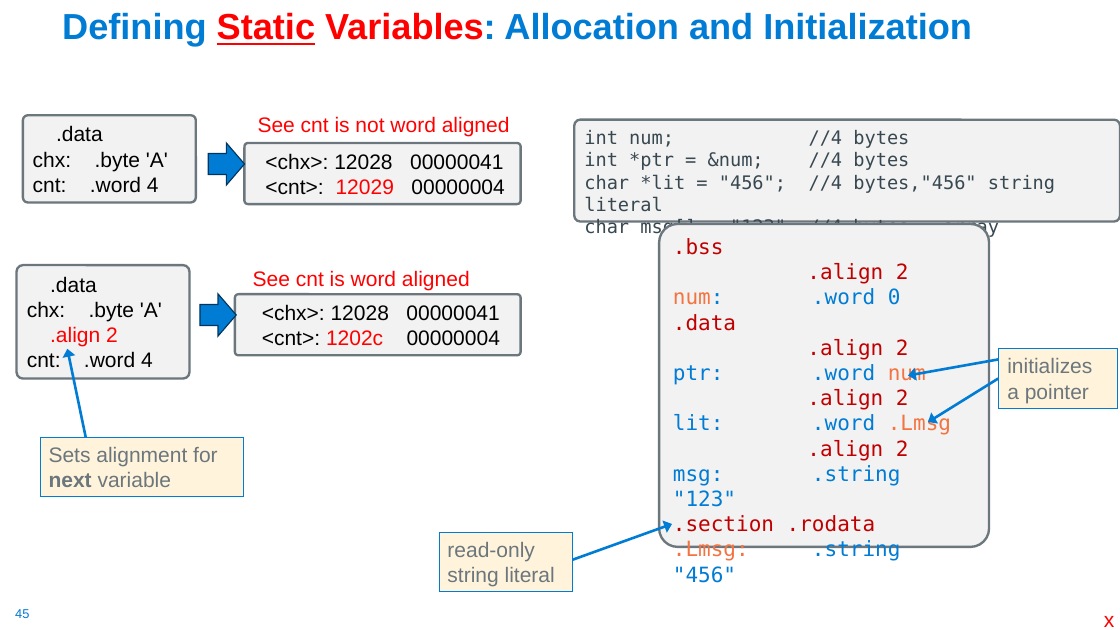
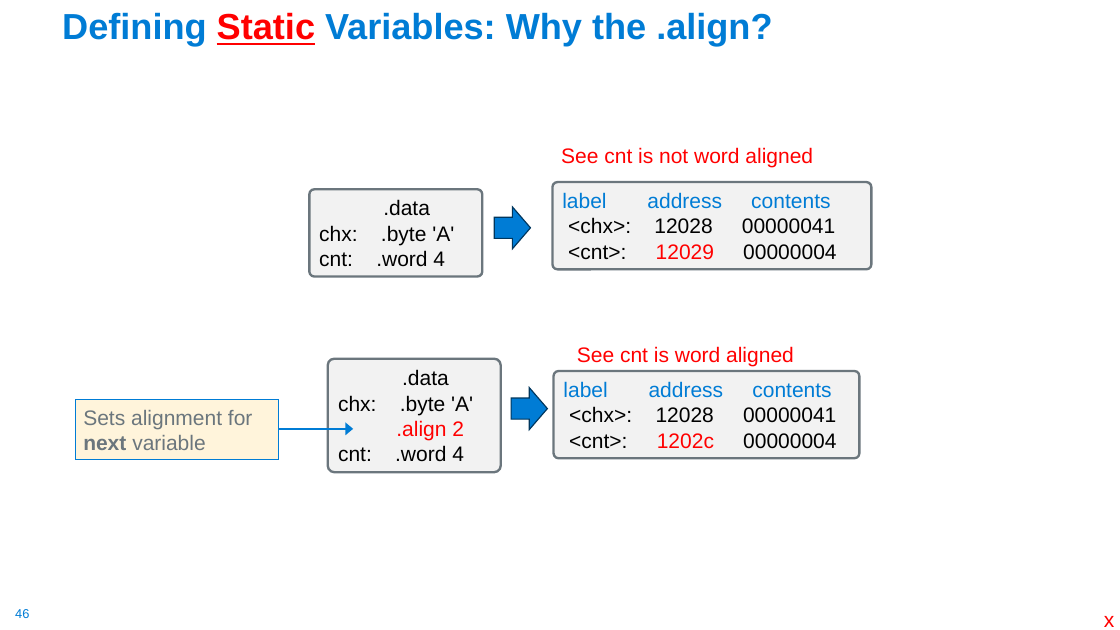
Before and after one commit to cse30-sp24/Muller-Slides, a slide deck: slide 46 of Lecture-15.pptx (slide 45 before the commit). Drawn at 1120x630 pixels with LibreOffice and Linux fonts; fonts in the diff are those of the drawing. Boxes give left, top, right and bottom in pixels: in the first picture for what was removed or moved away, otherwise in the second. Text is boxed around its words. In the diff, an @@ line names an element or a change of style, - is before the commit and + after.

```diff
--- a/Lecture-15.pptx
+++ b/Lecture-15.pptx
@@ title at [62,12,772,46]: text changed @@
-Defining Static Variables: Allocation and Initialization
+Defining Static Variables: Why the .align?
@@ text "See cnt is not word ...": place and size @@
-text "See cnt is not word ..." at [258,116,510,137]
+text "See cnt is not word ..." at [561,147,813,167]
@@ rounded rectangle ".data": place and size @@
-rounded rectangle ".data" at [23,115,196,202]
+rounded rectangle ".data" at [309,189,482,276]
@@ right arrow: place and size @@
-right arrow at [208,143,245,185]
+right arrow at [494,207,530,249]
@@ rounded rectangle "label address contents": place and size @@
-rounded rectangle "label address contents" at [245,143,521,204]
+rounded rectangle "label address contents" at [553,182,872,270]
@@ text in rounded rectangle at [562,192,830,209]: paragraph added @@
+label address contents
@@ rounded rectangle ".data": place and size @@
-rounded rectangle ".data" at [17,266,190,379]
+rounded rectangle ".data" at [328,359,501,472]
@@ text "See cnt is word aligned": place and size @@
-text "See cnt is word aligned" at [253,270,470,291]
+text "See cnt is word aligned" at [577,346,794,366]
@@ right arrow: place and size @@
-right arrow at [200,294,236,336]
+right arrow at [512,387,548,429]
@@ rounded rectangle "label address contents": place and size @@
-rounded rectangle "label address contents" at [235,294,521,355]
+rounded rectangle "label address contents" at [554,371,860,459]
@@ text in rounded rectangle at [563,381,831,398]: paragraph added @@
+label address contents
@@ rectangle "Sets alignment for next variable": place and size @@
-rectangle "Sets alignment for next variable" at [40,438,244,497]
+rectangle "Sets alignment for next variable" at [75,400,278,460]
@@ arrow added from (278, 429) to (353, 429), #007CD5 2.25 pt @@
@@ group removed at [67,119,1120,592]: 4 arrows, 2 rounded rectangles, 2 rectangles @@
-int num; //4 bytes
-int *ptr = &num; //4 bytes
-char *lit = "456"; //4 bytes,"456" string literal
-char msg[] = "123"; //4 bytes – array
-.bss
-.align 2
-num: .word 0
-.data
-.align 2
-ptr: .word num
-.align 2
-lit: .word .Lmsg
-.align 2
-msg: .string "123"
-.section .rodata
-.Lmsg: .string "456"
-initializes a pointer
-read-only string literal
@@ page number at [15,609,29,618]: text changed @@
-45
+46
```
Also in this commit, not shown: 5 other slides changed, 3 slides added, 1 slide removed, 3 other files.
